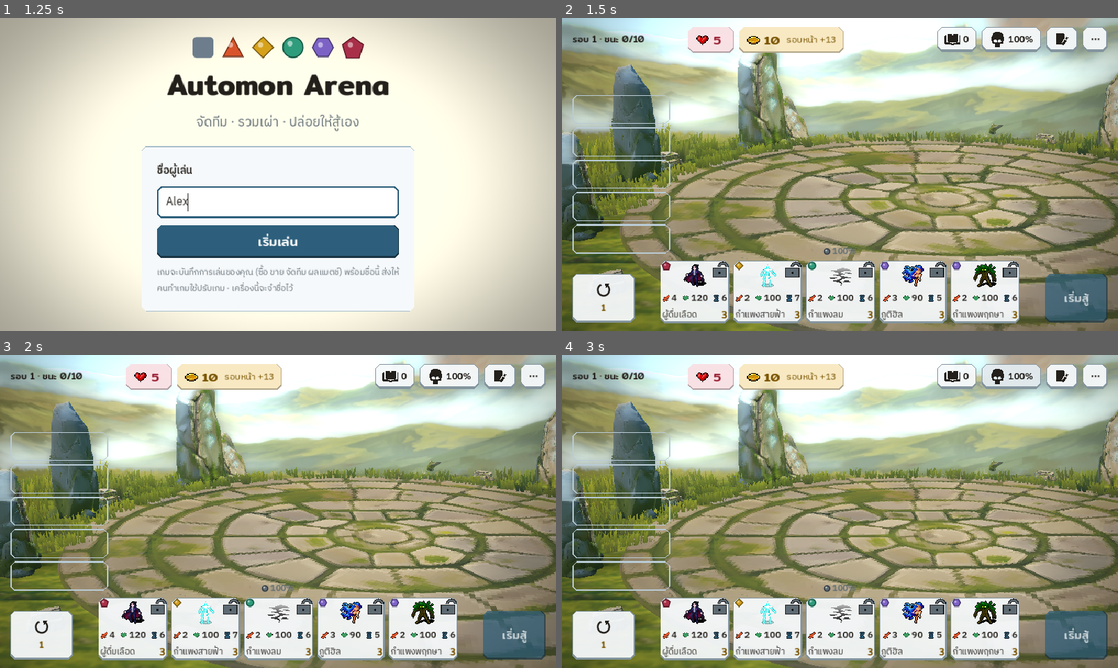
Above: before the commit, frames 1-4 (two rows, left to right).
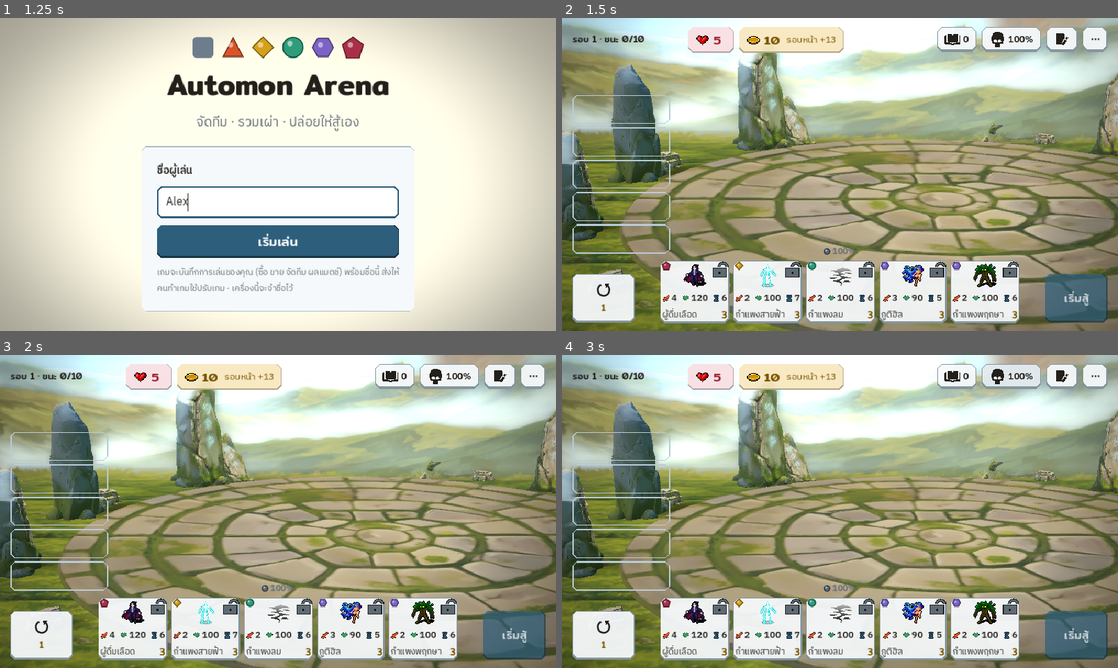
Above: after the commit, the same moments.

Repository: nuttratts-code/automon-arena
Game: Godot game, scene res://scenes/main.tscn
The game is run twice, just before and just after one commit, with the same random seed, the same clock (stepped at 60 frames per second) and the same inputs.
Inputs (mouse positions are in pixels of both pictures, inside the frame that each line leads up to):
- Up to frame 1 (1.25 s): click (278, 202) at 0.52 s; type "Alex" at 0.6 s
- Up to frame 2 (1.5 s): click "เริ่มเล่น" at 1.25 s
- Up to frame 3 (2 s): no input
- Up to frame 4 (3 s): click "0" at 2 s; click "100%" at 2.75 s

Frame 1 is identical in both runs. In frame 2, 5.0% of the frame differs, in the area x 3-100%, y 33-100%; in frame 3, 5.1%; in frame 4, 5.1%.

Commit message:
set 217 R21 (sample branch): grass removed (owner makes a new picture), floor + ground textures sharp again, props stay pixel
ripple: GrassBlades/s217_grass.gd only in arena_dressing_r6.tscn; _s217_pixel_tex only in stage3d.gd; notes R21

Co-Authored-By: Claude Opus 5.5 <noreply@anthropic.com>

Diff:
--- a/godot/scenes/arena_dressing_r6.tscn
+++ b/godot/scenes/arena_dressing_r6.tscn
@@ -4,7 +4,6 @@
 [ext_resource type="Texture2D" uid="uid://dtlsvwktpyv4c" path="res://art/s217/sky_clouds.png" id="2_mb2cn"]
 [ext_resource type="Texture2D" uid="uid://b1mb1o126sw0f" path="res://art/s217/far_hills_v3.png" id="3_6h8yh"]
 [ext_resource type="Texture2D" uid="uid://218e2qps0pmf" path="res://art/s217/ground_tile.png" id="4_i8m0g"]
-[ext_resource type="Script" uid="uid://bofbdgc8km87k" path="res://scripts/ui/s217_grass.gd" id="5_rer43"]
 [ext_resource type="PackedScene" uid="uid://bgq0tlgrwkxvh" path="res://art/s217/3d/plaza_hy.glb" id="6_mfsdh"]
 [ext_resource type="Script" uid="uid://bg7h4er5ubr2r" path="res://scripts/ui/s217_tint.gd" id="7_gc5ve"]
 [ext_resource type="PackedScene" uid="uid://cigpeut6142av" path="res://art/s217/3d/stone_hy_runes_bake.glb" id="8_18wcw"]
@@ -320,10 +319,6 @@
 transform = Transform3D(1, 0, 0, 0, 1, 0, 0, 0, 1, 0, -0.15, -6)
 material_override = SubResource("ShaderMaterial_1vf4e")
 mesh = SubResource("PlaneMesh_3e517")
-
-[node name="GrassBlades" type="MultiMeshInstance3D" parent="Mid" unique_id=1149317351]
-cast_shadow = 0
-script = ExtResource("5_rer43")
 
 [node name="Pollen" type="CPUParticles3D" parent="Mid" unique_id=686116284]
 transform = Transform3D(1, 0, 0, 0, 1, 0, 0, 0, 1, 0, 1.8, -14)
--- a/godot/scripts/ui/stage3d.gd
+++ b/godot/scripts/ui/stage3d.gd
@@ -353,17 +353,16 @@
 		var m: MeshInstance3D = mi
 		var mat: Material = m.material_override if m.material_override != null else (m.mesh.surface_get_material(0) if m.mesh != null and m.mesh.get_surface_count() > 0 else null)
 		if mat is StandardMaterial3D:
+			if (m.global_transform * m.get_aabb()).size.x > 10.0:
+				continue # R21 owner: the floor stays sharp (full texture, smooth sampling) — only the props get pixel textures
 			var sm := (mat as StandardMaterial3D).duplicate() as StandardMaterial3D
-			var t := _px_small(sm.albedo_texture, 256 if (m.global_transform * m.get_aabb()).size.x > 10.0 else 128) # the plaza is big: more texels
+			var t := _px_small(sm.albedo_texture, 128)
 			if t != null:
 				sm.albedo_texture = t
 				sm.normal_enabled = false # the 1024 normal map would bring the smooth detail back
 			sm.texture_filter = BaseMaterial3D.TEXTURE_FILTER_NEAREST
 			m.material_override = sm
-		elif mat is ShaderMaterial and (mat as ShaderMaterial).get_shader_parameter("tex") is Texture2D: # the ground
-			var gm := (mat as ShaderMaterial).duplicate() as ShaderMaterial
-			gm.set_shader_parameter("tex", _px_small(gm.get_shader_parameter("tex"), 64))
-			m.material_override = gm
+		# R21 owner: the ground shader keeps its full tile texture (was shrunk to 64 px in R19/R20)
 
 func _px_small(t: Texture2D, size: int) -> Texture2D:
 	if t == null:
Not shown, changed: claude/preview-set217/notes.md
